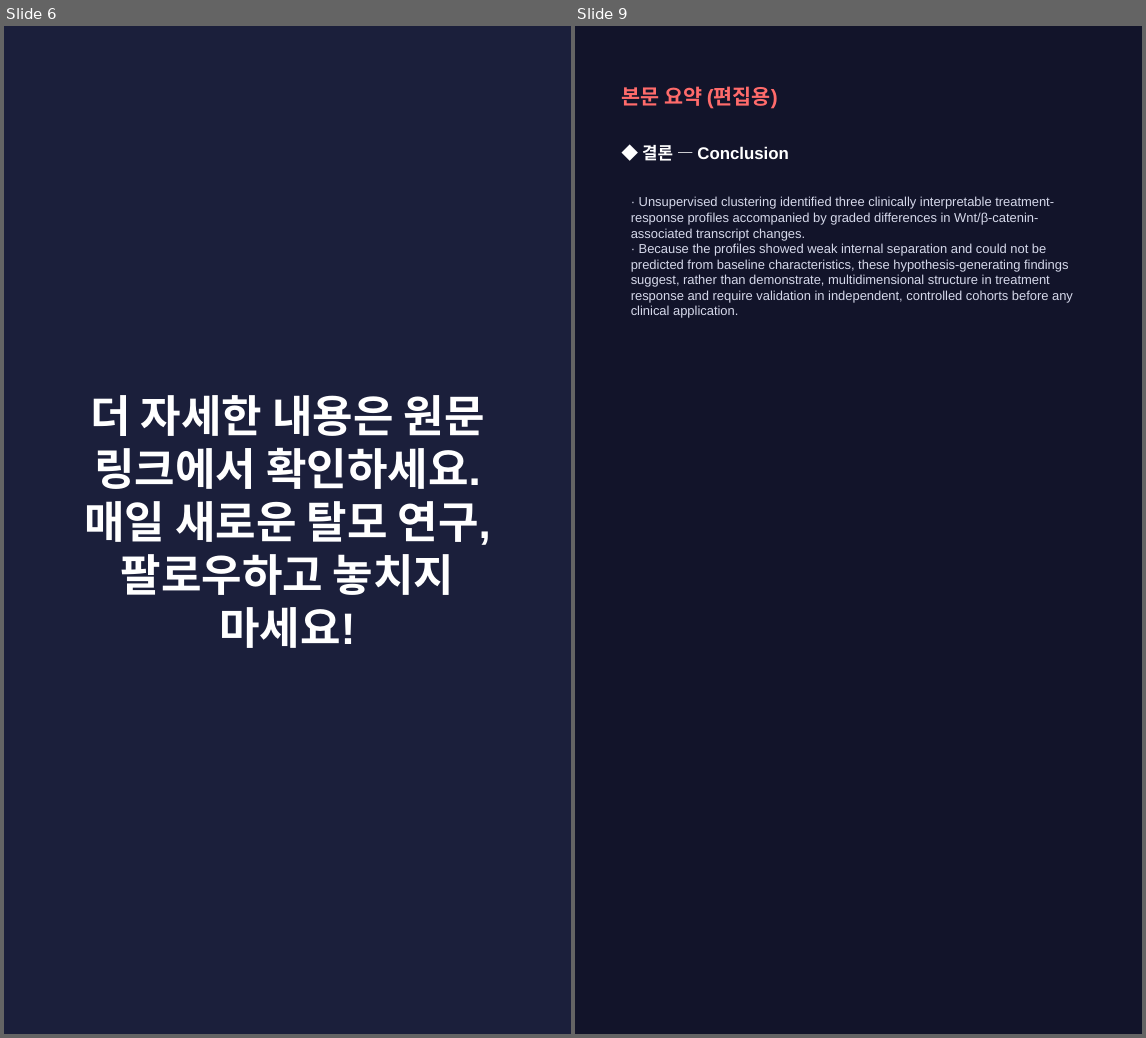
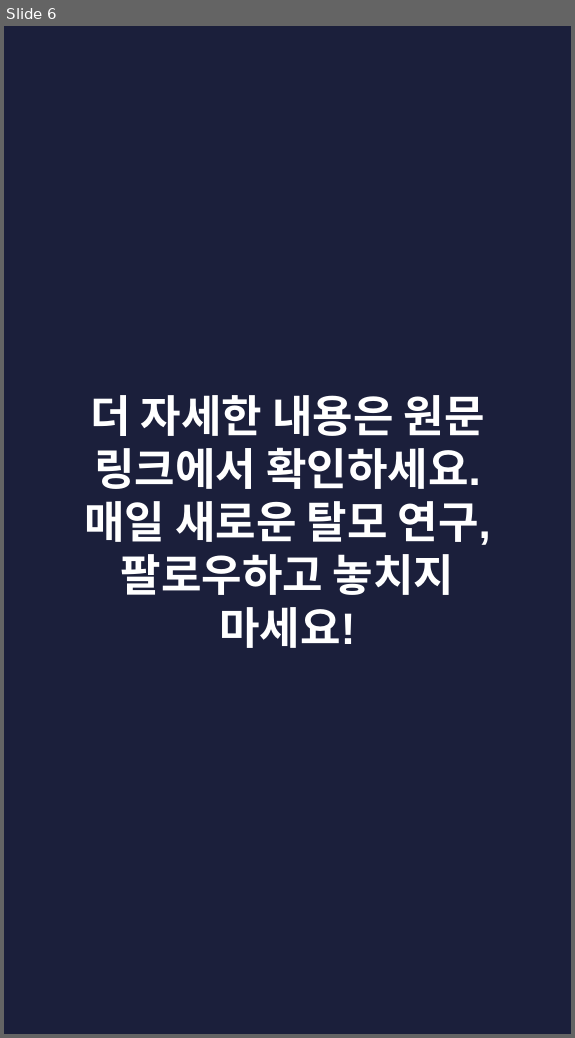
Before and after one commit to hyokang2010-BJ-ANTH/product-builder-test, a slide deck: pwa/data/latest/slides.pptx. Shown side by side, each under a label of ours: slides 6 and 9 before the commit, slide 6 after it; the slides between them are not shown. The pictures are 1146x1038 and 575x1038 pixels, drawn with LibreOffice and Linux fonts; fonts in the diff are those of the drawing. Boxes give left, top, right and bottom in pixels: in the first picture for what was removed or moved away, otherwise in the second. Text is boxed around its words. In the diff, an @@ line names an element or a change of style, - is before the commit and + after.

```diff
--- a/pwa/data/latest/slides.pptx
+++ b/pwa/data/latest/slides.pptx
@@ slide 9 removed at <box>575,26,1142,1034</box>, background #12142A @@
@@ text removed at <box>621,86,778,109</box> @@
-본문 요약 (편집용)
@@ text removed at <box>642,145,788,161</box> @@
-◆ 결론 — Conclusion
@@ text removed at <box>631,196,1073,318</box> @@
-· Unsupervised clustering identified three clinically interpretable treatment-response profiles accompanied by graded differences in Wnt/β-catenin-associated transcript changes.
-· Because the profiles showed weak internal separation and could not be predicted from baseline characteristics, these hypothesis-generating findings suggest, rather than demonstrate, multidimensional structure in treatment response and require validation in independent, controlled cohorts before any clinical application.
```
Also in this commit, not shown: 2 slides changed, 5 slides added, 5 other slides removed, 26 other files.
